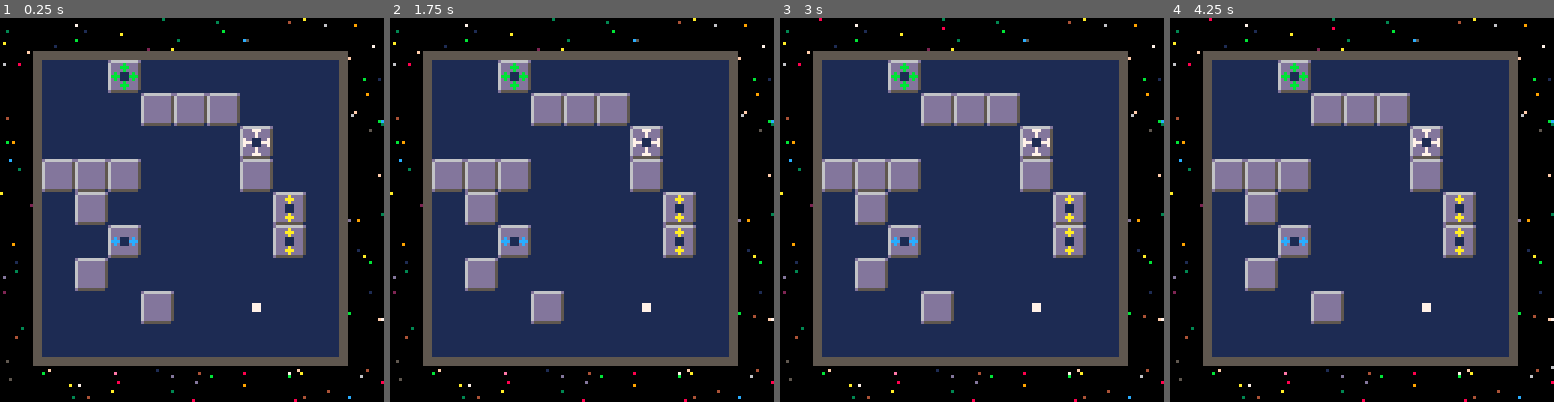
Above: before the commit, frames 1-4 (left to right).
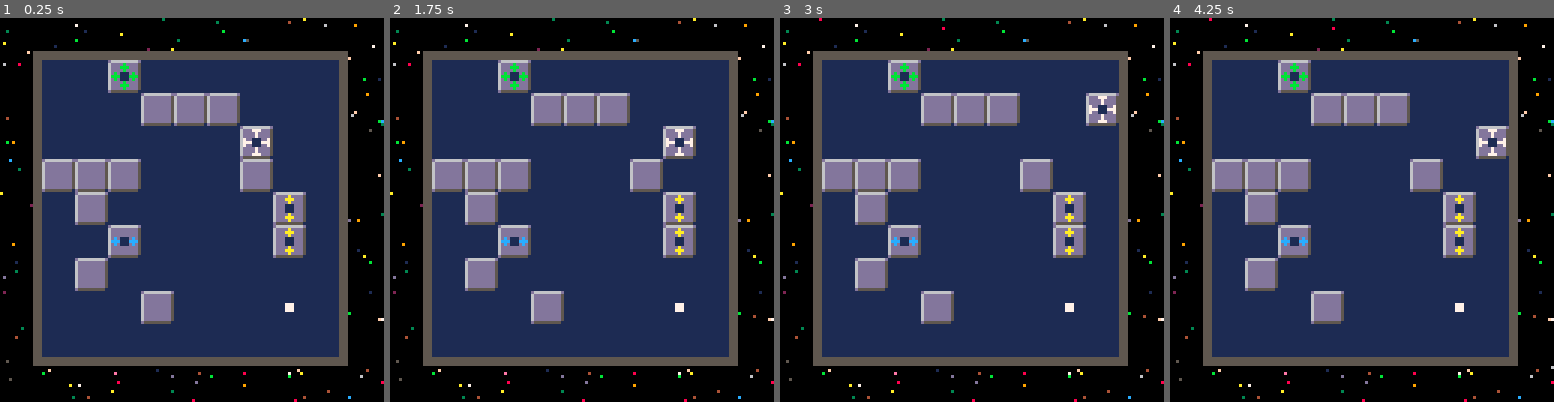
Above: after the commit, the same moments.

Repository: schoblaska/pico-8
Game: PICO-8 cartridge src/sokotiles.p8
Two runs of this game, one before a commit and one after it. Both use one fixed random seed, a clock stepped at 60 frames per second and the inputs below.
Inputs:
- Up to frame 1 (0.25 s): no input
- Up to frame 2 (1.75 s): hold Right from 1.6 s (still down)
- Up to frame 3 (3 s): release Right at 2.1 s; hold Up 2.15-2.42 s; hold Right from 2.47 s (still down)
- Up to frame 4 (4.25 s): release Right at 3.03 s; hold Left 3.08-3.58 s; hold Down 3.63-3.97 s; hold Right from 4.02 s (still down)

The runs differ from the first frame. In frame 1, 0.1% of the frame differs, in the area x 65-77%, y 74-77%; in frame 2, 1.5%, in the area x 62-80%, y 28-77%; in frame 3, 1.5%; in frame 4, 1.5%.

Commit message:
player movement

Diff:
--- a/src/sokotiles.p8
+++ b/src/sokotiles.p8
@@ -21,27 +21,27 @@
   }
 
   board = {
-    "eeeeeeeee",
-    "eeeeeeeee",
-    "eeeeeeeee",
-    "eeeeeeeee",
-    "eeeeeeeee",
-    "eeeeeeeee",
-    "eeeeeeeee",
-    "eeeeeewee",
-    "eeeeeeeee"
+    { "e", "e", "e", "e", "e", "e", "e", "e", "e" },
+    { "e", "e", "e", "e", "e", "e", "e", "e", "e" },
+    { "e", "e", "e", "e", "e", "e", "e", "e", "e" },
+    { "e", "e", "e", "e", "e", "e", "e", "e", "e" },
+    { "e", "e", "e", "e", "e", "e", "e", "e", "e" },
+    { "e", "e", "e", "e", "e", "e", "e", "e", "e" },
+    { "e", "e", "e", "e", "e", "e", "e", "e", "e" },
+    { "e", "e", "e", "e", "e", "e", "e", "w", "e" },
+    { "e", "e", "e", "e", "e", "e", "e", "e", "e" }
   }
 
   pieces = {
-    "..G......",
-    "...EEE...",
-    "......W..",
-    "EEE...E..",
-    ".E.....Y.",
-    "..B....Y.",
-    ".E.......",
-    "...E.....",
-    "........."
+    { ".", ".", "G", ".", ".", ".", ".", ".", "." },
+    { ".", ".", ".", "E", "E", "E", ".", ".", "." },
+    { ".", ".", ".", ".", ".", ".", "W", ".", "." },
+    { "E", "E", "E", ".", ".", ".", "E", ".", "." },
+    { ".", "E", ".", ".", ".", ".", ".", "Y", "." },
+    { ".", ".", "B", ".", ".", ".", ".", "Y", "." },
+    { ".", "E", ".", ".", ".", ".", ".", ".", "." },
+    { ".", ".", ".", "E", ".", ".", ".", ".", "." },
+    { ".", ".", ".", ".", ".", ".", ".", ".", "." }
   }
 
   cls()
@@ -54,6 +54,47 @@
 end
 
 function _update()
+  if btnp(0) then
+    attempt_move(-1, 0)
+  elseif btnp(1) then
+    attempt_move(1, 0)
+  elseif btnp(2) then
+    attempt_move(0, -1)
+  elseif btnp(3) then
+    attempt_move(0, 1)
+  end
+end
+
+function find_player()
+  for y = 1, 9 do
+    for x = 1, 9 do
+      if pieces[y][x] == "W" then
+        return x, y
+      end
+    end
+  end
+end
+
+function attempt_move(x, y)
+  local player_x, player_y = find_player()
+
+  local target_x = player_x + x
+  local target_y = player_y + y
+
+  if target_x < 1 or target_x > 9 or target_y < 1 or target_y > 9 then
+    return
+  end
+
+  local target_piece = pieces[target_y][target_x]
+
+  if target_piece == "." then
+    move_player(player_x, player_y, target_x, target_y)
+  end
+end
+
+function move_player(from_x, from_y, to_x, to_y)
+  pieces[from_y][from_x] = "."
+  pieces[to_y][to_x] = "W"
 end
 
 function _draw()
